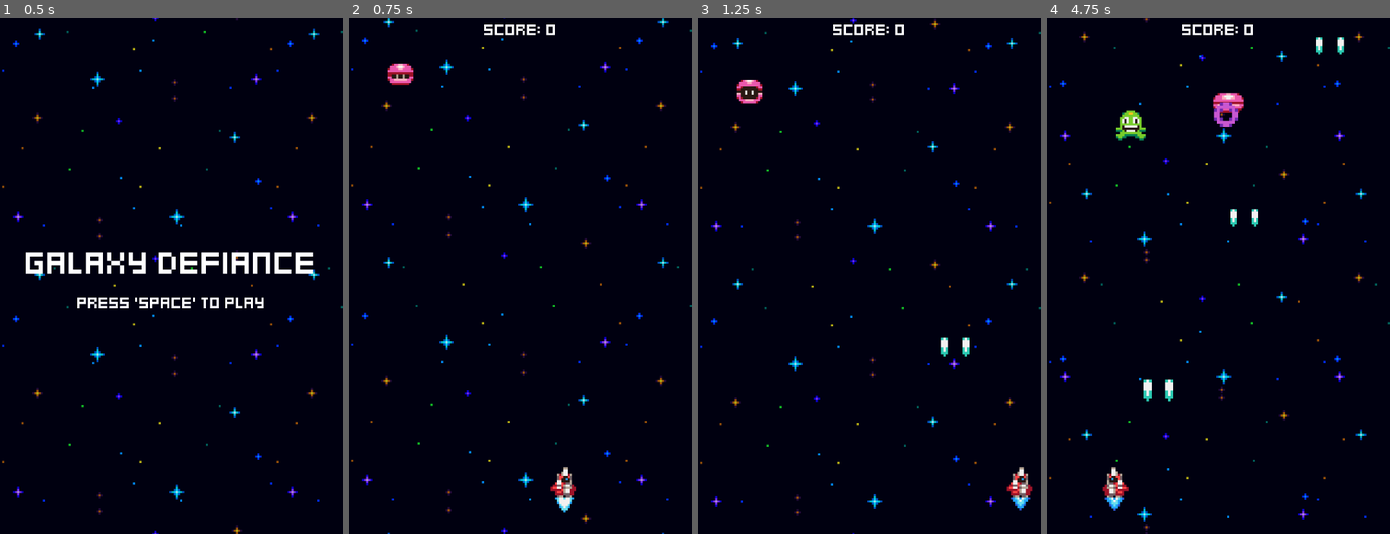
Above: before the commit, frames 1-4 (left to right).
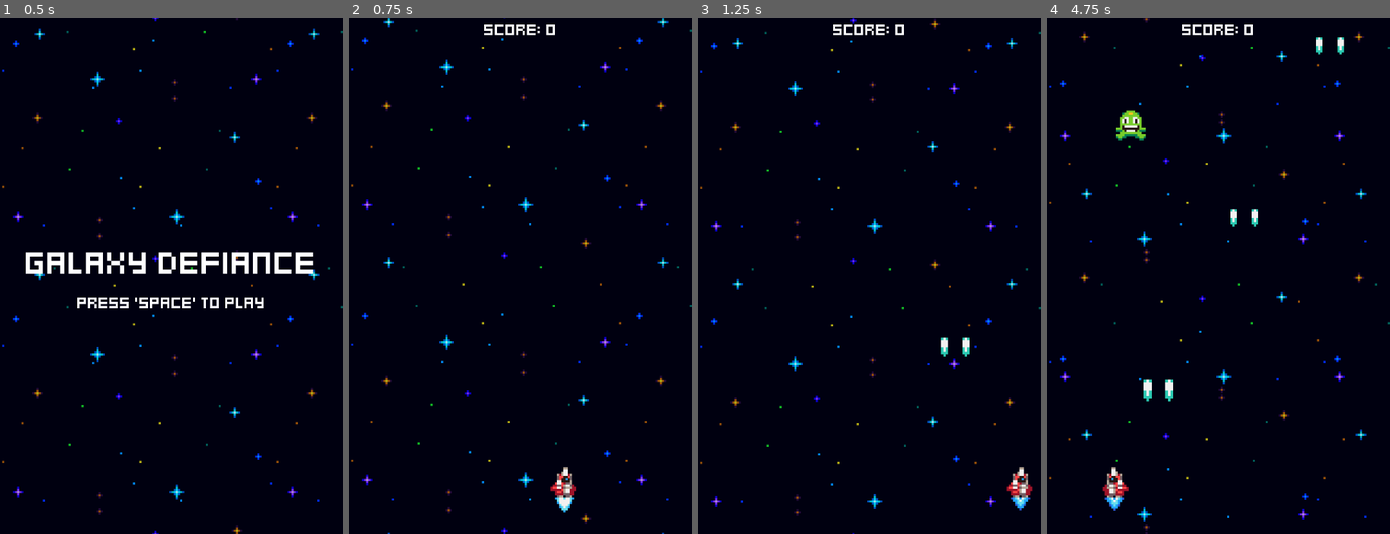
Above: after the commit, the same moments.

Repository: Nicolasult/HeartbeastShooter
Game: Godot game, scene res://menus/menu.tscn
Same seed, same stepped clock (60 frames per second), same inputs: the game is played once before the commit and once after it.
Inputs:
- Up to frame 1 (0.5 s): no input
- Up to frame 2 (0.75 s): tap Space at 0.5 s; hold Right (ui_right) from 0.53 s (still down); tap Enter (ui_accept) at 0.6 s
- Up to frame 3 (1.25 s): keep holding Right (ui_right); tap Enter (ui_accept) at 0.77, 1.07 s
- Up to frame 4 (4.75 s): release Right (ui_right) at 1.28 s; hold Left (ui_left) 1.28-2.03 s; tap Enter (ui_accept) at 1.35, 1.52, 1.82, 2.1, 2.85, 3.02, 3.32, 3.6, 3.77, 4.07, 4.35, 4.52 s; hold Right (ui_right) 2.03-3.53 s; hold Left (ui_left) from 3.53 s (still down)

Frame 1 is identical in both runs. In frame 2, 0.3% of the frame differs, in the area x 11-19%, y 8-13%; in frame 3, 0.3%; in frame 4, 0.4%, in the area x 48-58%, y 14-22%.

Commit message:
add pink enemy to the enemy generator

Diff:
--- a/enemies/enemy_generator.gd
+++ b/enemies/enemy_generator.gd
@@ -2,10 +2,13 @@
 
 @export var GreenEnemyScene: PackedScene
 @export var YellowEnemyScene: PackedScene
+@export var PinkEnemyScene: PackedScene
 
 @onready var spawner_component: SpawnerComponent = $SpawnerComponent
+
 @onready var green_enemy_spawn_timer: Timer = $GreenEnemySpawnTimer
 @onready var yellow_enemy_spawn_timer: Timer = $YellowEnemySpawnTimer
+@onready var pink_enemy_spawn_timer: Timer = $PinkEnemySpawnTimer
 
 var screen_width = ProjectSettings.get_setting("display/window/size/viewport_width")
 var margin = 8
@@ -13,6 +16,7 @@
 func _ready() -> void:
 	green_enemy_spawn_timer.timeout.connect(handle_spawn.bind(GreenEnemyScene, green_enemy_spawn_timer))
 	yellow_enemy_spawn_timer.timeout.connect(handle_spawn.bind(YellowEnemyScene, yellow_enemy_spawn_timer))
+	pink_enemy_spawn_timer.timeout.connect(handle_spawn.bind(PinkEnemyScene, pink_enemy_spawn_timer))
 
 func handle_spawn(enemy_scene: PackedScene, timer: Timer) -> void:
 	spawner_component.scene = enemy_scene
--- a/enemies/enemy_generator.tscn
+++ b/enemies/enemy_generator.tscn
@@ -1,14 +1,16 @@
-[gd_scene load_steps=5 format=3 uid="uid://d3d34xefop54e"]
+[gd_scene load_steps=6 format=3 uid="uid://d3d34xefop54e"]
 
 [ext_resource type="Script" uid="uid://wit3vfxly274" path="res://enemies/enemy_generator.gd" id="1_k80ol"]
 [ext_resource type="Script" uid="uid://cl00k6aq4utvt" path="res://components/spawner_component.gd" id="1_p85au"]
 [ext_resource type="PackedScene" uid="uid://c2gby7v8o8btj" path="res://enemies/green_enemy.tscn" id="2_d5nw7"]
 [ext_resource type="PackedScene" uid="uid://cgbmvcc2q1tsx" path="res://enemies/yellow_enemy.tscn" id="3_m4hnj"]
+[ext_resource type="PackedScene" uid="uid://b3bbj2nujnvu6" path="res://enemies/pink_enemy.tscn" id="4_fag5v"]
 
 [node name="EnemyGenerator" type="Node2D"]
 script = ExtResource("1_k80ol")
 GreenEnemyScene = ExtResource("2_d5nw7")
 YellowEnemyScene = ExtResource("3_m4hnj")
+PinkEnemyScene = ExtResource("4_fag5v")
 
 [node name="SpawnerComponent" type="Node2D" parent="."]
 script = ExtResource("1_p85au")
@@ -23,3 +25,8 @@
 wait_time = 4.5
 one_shot = true
 autostart = true
+
+[node name="PinkEnemySpawnTimer" type="Timer" parent="."]
+wait_time = 6.0
+one_shot = true
+autostart = true
--- a/enemies/pink_enemy.tscn
+++ b/enemies/pink_enemy.tscn
@@ -95,6 +95,7 @@
 [node name="MoveDownState" type="Node" parent="States" index="0"]
 unique_name_in_owner = true
 script = ExtResource("6_67erp")
+duration = 2.0
 metadata/_custom_type_script = "uid://bwy8as80i7hh"
 
 [node name="MoveComponent" type="Node" parent="States/MoveDownState" index="0" node_paths=PackedStringArray("actor")]
--- a/world.tscn
+++ b/world.tscn
@@ -6,7 +6,6 @@
 [ext_resource type="Resource" uid="uid://cl2q1dwqxna7q" path="res://game_stats.tres" id="2_dwbse"]
 [ext_resource type="PackedScene" uid="uid://d3d34xefop54e" path="res://enemies/enemy_generator.tscn" id="3_tlwt5"]
 [ext_resource type="FontFile" uid="uid://bv1e230skau5j" path="res://fonts/default_label_settings.tres" id="5_036b0"]
-[ext_resource type="PackedScene" uid="uid://b3bbj2nujnvu6" path="res://enemies/pink_enemy.tscn" id="7_pkg7o"]
 
 [sub_resource type="LabelSettings" id="LabelSettings_dwbse"]
 font = ExtResource("5_036b0")
@@ -30,6 +29,3 @@
 label_settings = SubResource("LabelSettings_dwbse")
 horizontal_alignment = 1
 vertical_alignment = 1
-
-[node name="PinkEnemy" parent="." instance=ExtResource("7_pkg7o")]
-position = Vector2(24, 24)
Not shown: 1 places in world.tscn that only renumber resources
